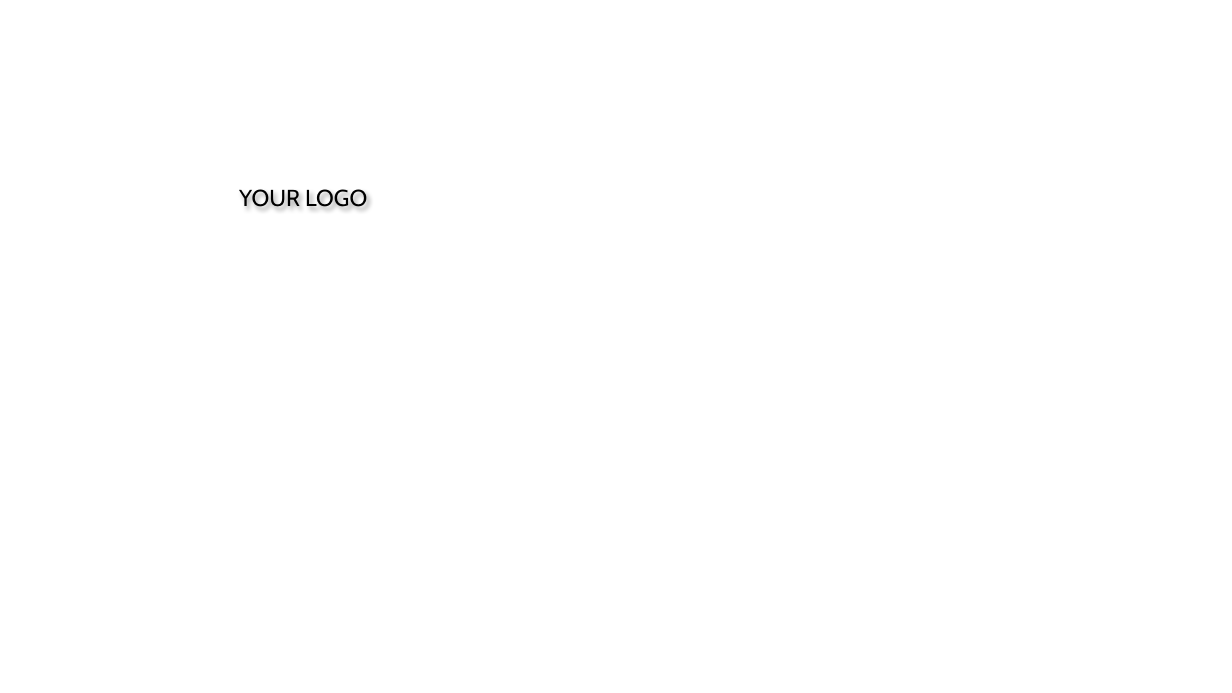
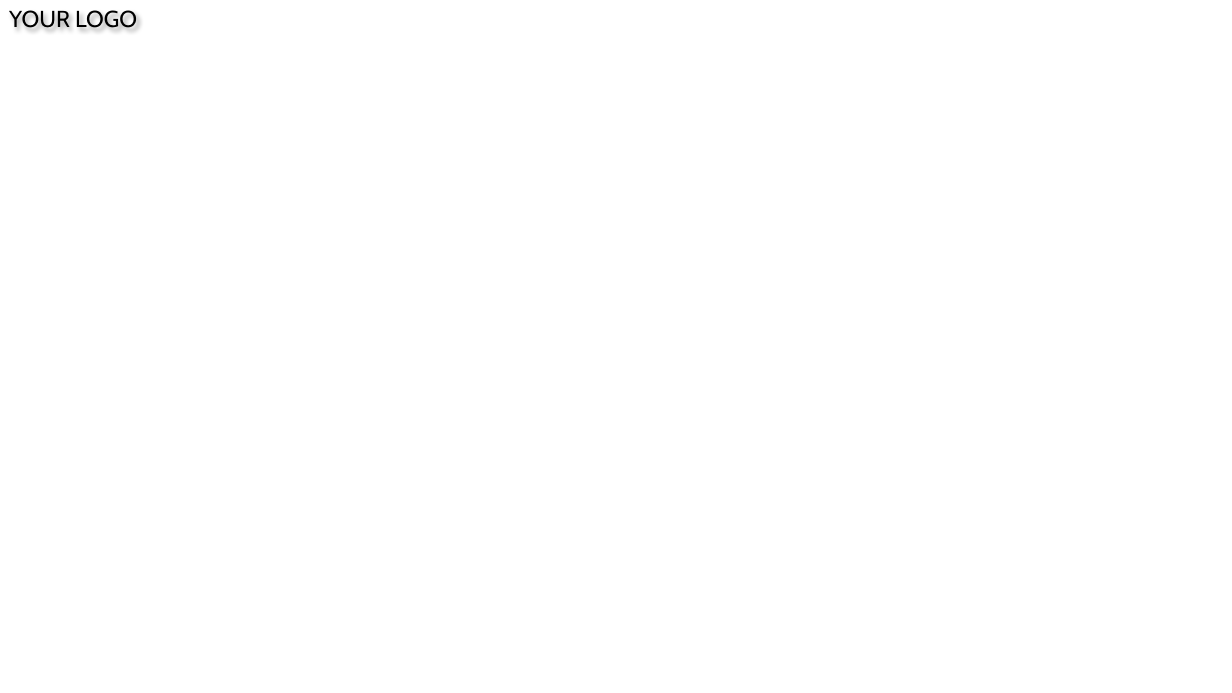
Before and after one commit to christvol/Coffeeshop-mobile-application, a slide deck: slide 1 of Mobile application/Resources/Images/images.pptx. Drawn at 1232x693 pixels with LibreOffice and Linux fonts; fonts in the diff are those of the drawing. Boxes give left, top, right and bottom in pixels: in the first picture for what was removed or moved away, otherwise in the second. Text is boxed around its words. In the diff, an @@ line names an element or a change of style, - is before the commit and + after.

```diff
--- a/Mobile application/Resources/Images/images.pptx
+++ b/Mobile application/Resources/Images/images.pptx
@@ text "YOUR LOGO" moved from (x1=239, y1=189, x2=367, y2=207) to (x1=9, y1=10, x2=137, y2=28) @@
```
Also in this commit, not shown: 1 slide added, 30 other files.
